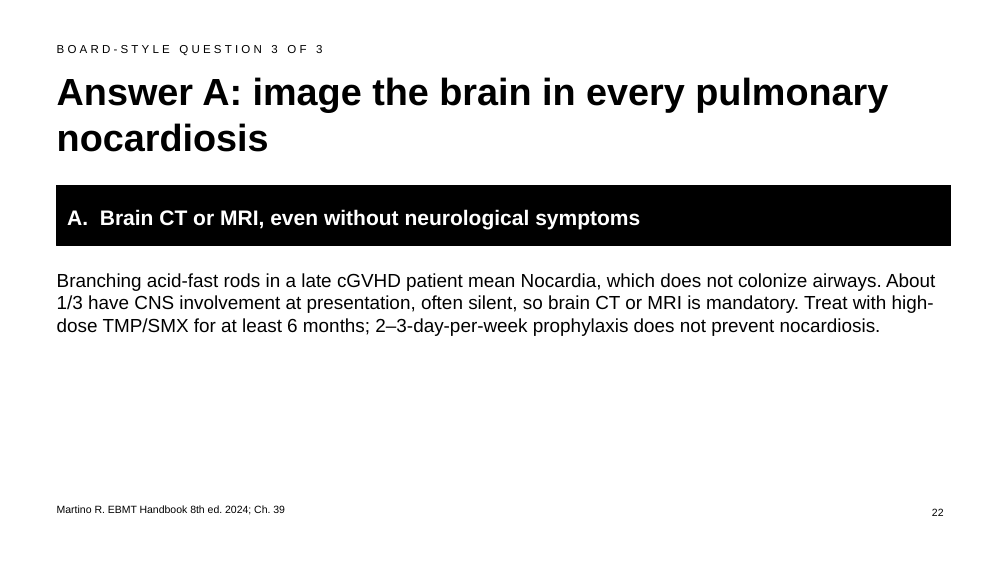
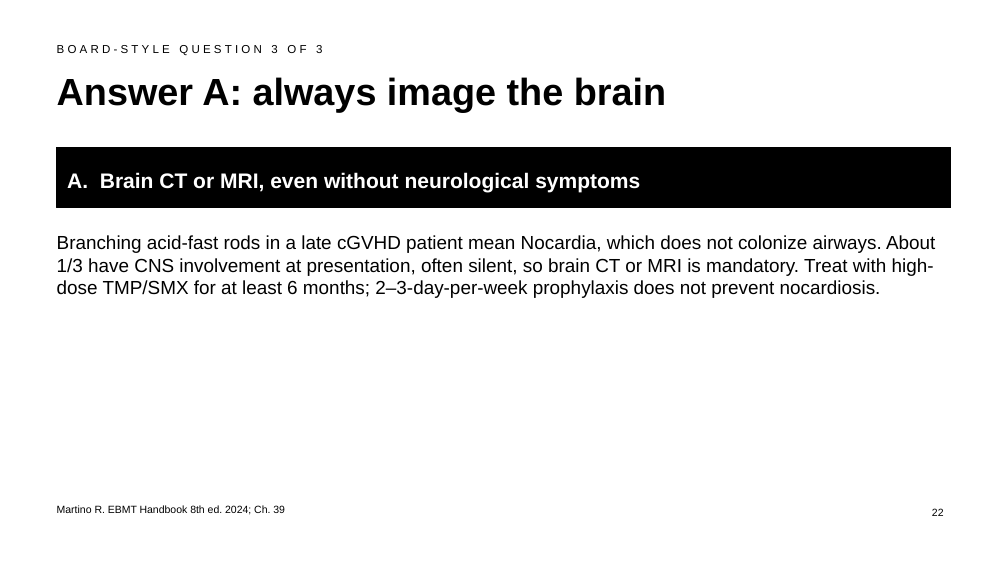
Before and after one commit to htlin222/ebmt-handbook-skill, a slide deck: slide 22 of slides/decks/s09-viral-infections-ptld.pptx. Drawn at 1008x567 pixels with LibreOffice and Linux fonts; fonts in the diff are those of the drawing. Boxes give left, top, right and bottom in pixels: in the first picture for what was removed or moved away, otherwise in the second. Text is boxed around its words. In the diff, an @@ line names an element or a change of style, - is before the commit and + after.

```diff
--- a/slides/decks/s09-viral-infections-ptld.pptx
+++ b/slides/decks/s09-viral-infections-ptld.pptx
@@ title at [57, 77, 666, 113]: text changed @@
-Answer A: image the brain in every pulmonary nocardiosis
+Answer A: always image the brain
@@ rectangle "A. Brain CT or MRI, ...": place and size @@
-rectangle "A. Brain CT or MRI, ..." at [57, 185, 951, 246]
+rectangle "A. Brain CT or MRI, ..." at [57, 147, 951, 208]
@@ text "Branching acid-fast rods in a ...": place and size @@
-text "Branching acid-fast rods in a ..." at [57, 273, 935, 336]
+text "Branching acid-fast rods in a ..." at [57, 235, 935, 298]
```
Also in this commit, not shown: 8 other slides changed, 2 other files.
